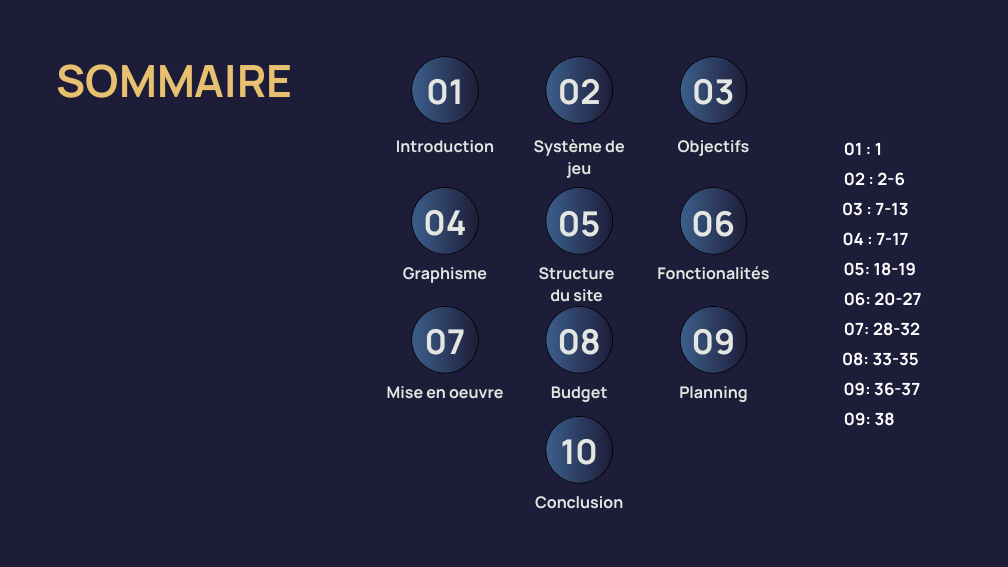
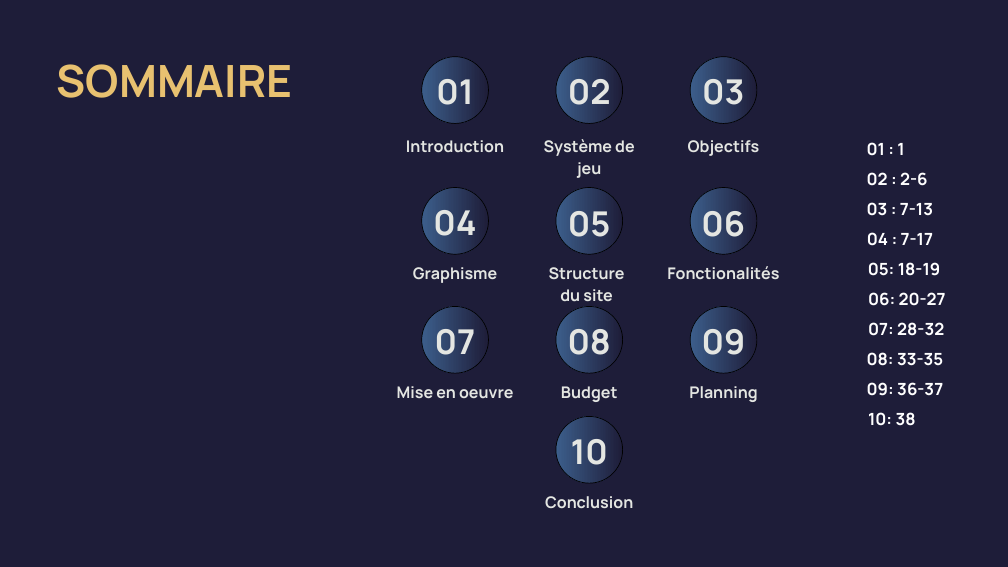
Before and after one commit to Cemus/fil-rouge-conception, a slide deck: slide 2 of Backup/Ploybout.pptx. Drawn at 1008x567 pixels with LibreOffice and Linux fonts; fonts in the diff are those of the drawing. Boxes give left, top, right and bottom in pixels: in the first picture for what was removed or moved away, otherwise in the second. Text is boxed around its words. In the diff, an @@ line names an element or a change of style, - is before the commit and + after.

```diff
--- a/Backup/Ploybout.pptx
+++ b/Backup/Ploybout.pptx
@@ text "01 : 1": place and size @@
-text "01 : 1" at box(844, 142, 882, 156)
+text "01 : 1" at box(867, 142, 904, 156)
@@ text "02 : 2-6": place and size @@
-text "02 : 2-6" at box(844, 172, 904, 186)
+text "02 : 2-6" at box(867, 172, 927, 186)
@@ text "03 : 7-13": place and size @@
-text "03 : 7-13" at box(842, 202, 908, 216)
+text "03 : 7-13" at box(867, 202, 933, 216)
@@ text "04 : 7-17": place and size @@
-text "04 : 7-17" at box(843, 232, 908, 246)
+text "04 : 7-17" at box(867, 232, 933, 246)
@@ text "05: 18-19": place and size @@
-text "05: 18-19" at box(844, 262, 917, 276)
+text "05: 18-19" at box(868, 262, 941, 276)
@@ text "06: 20-27": place and size @@
-text "06: 20-27" at box(844, 292, 921, 306)
+text "06: 20-27" at box(868, 292, 946, 306)
@@ text "07: 28-32": place and size @@
-text "07: 28-32" at box(844, 322, 920, 336)
+text "07: 28-32" at box(868, 322, 944, 336)
@@ text "08: 33-35": place and size @@
-text "08: 33-35" at box(842, 352, 919, 366)
+text "08: 33-35" at box(867, 352, 943, 366)
@@ text "09: 36-37": place and size @@
-text "09: 36-37" at box(844, 382, 920, 396)
+text "09: 36-37" at box(867, 382, 943, 396)
@@ 20 texts, 10 freeform shapes: place and size @@
-20 texts, 10 freeform shapes at box(387, 57, 769, 509)
+20 texts, 10 freeform shapes at box(397, 57, 779, 509)
@@ text at box(868, 412, 916, 426): text changed @@
-09: 38
+10: 38
```
Also in this commit, not shown: 3 other slides changed.
